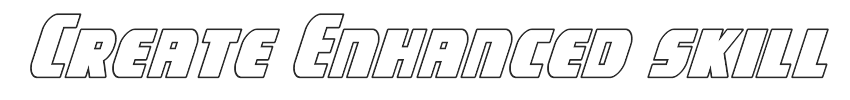
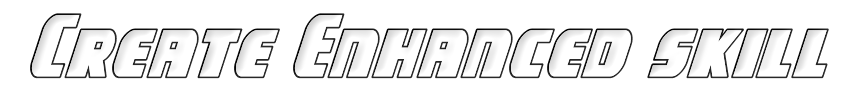
Layers edited between the first and the second w=850, h=100 image:
pixels changed over 30, 13, 825, 78 (layer not identified)
